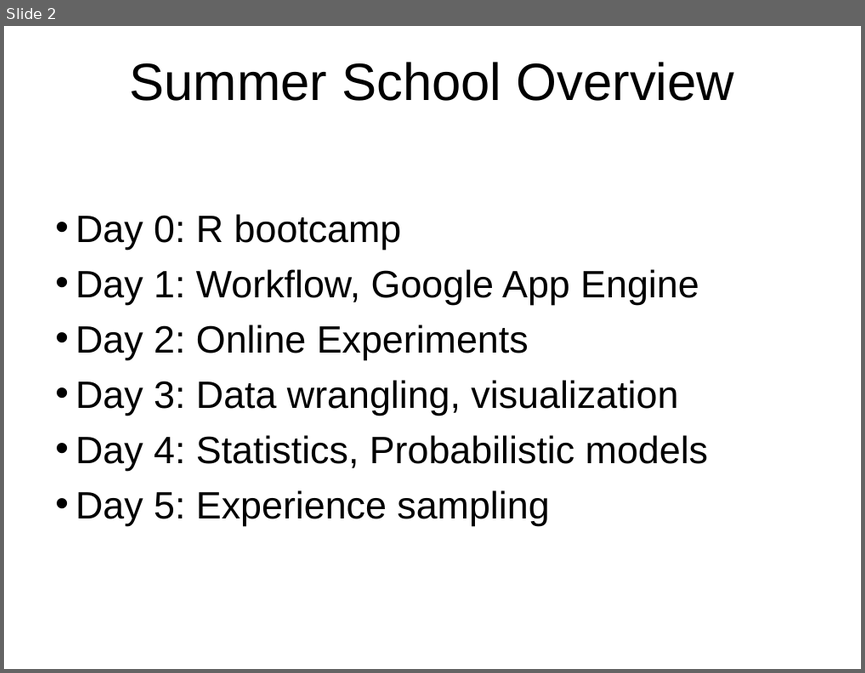
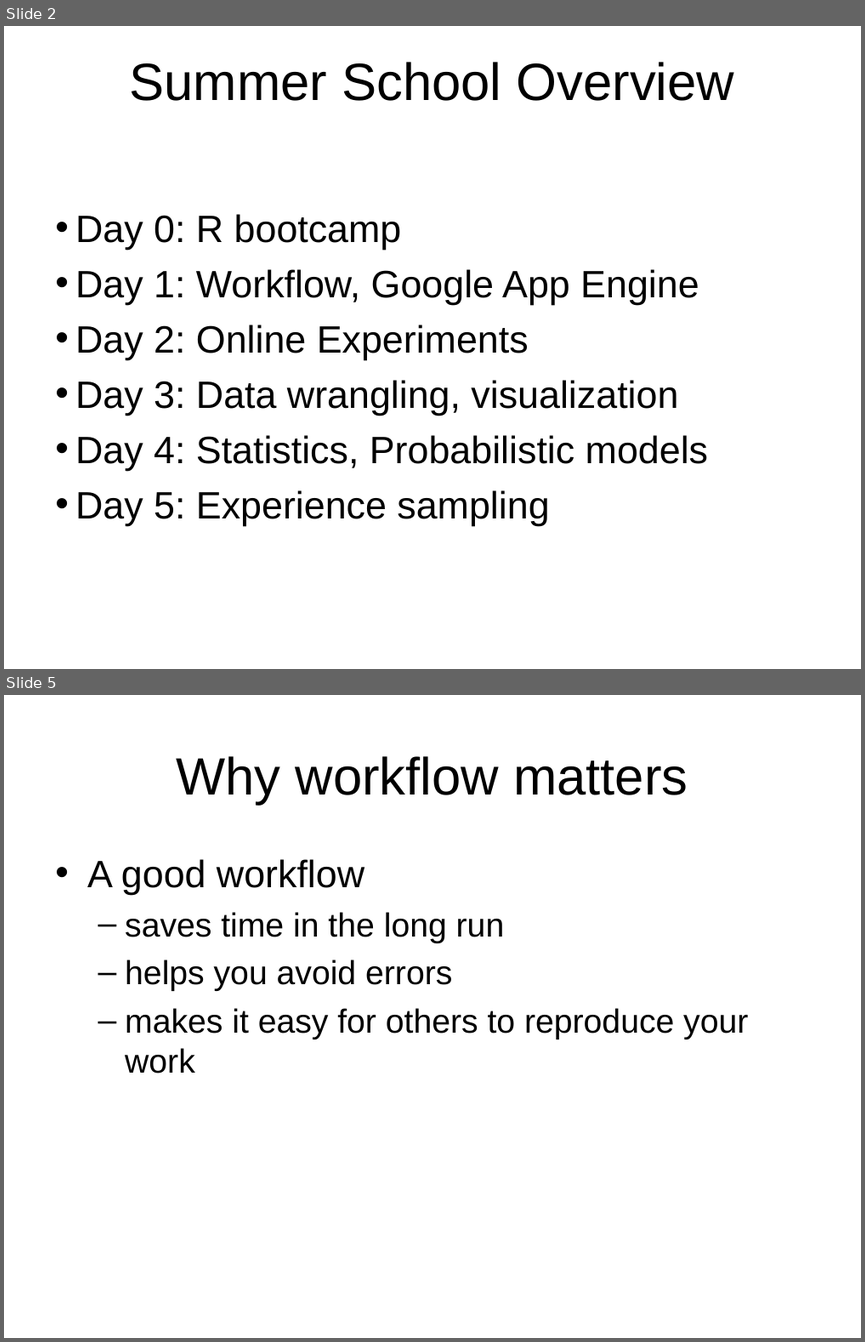
Before and after one commit to cskemp/chdss2019_content, a slide deck: day1/slides/part1_git.ppt. Shown one above the other, each under a label of ours: slide 2 before the commit, slides 2 and 5 after it; the slides between them are not shown. The pictures are 865x673 and 865x1342 pixels, drawn with LibreOffice and Linux fonts; fonts in the diff are those of the drawing. Boxes give left, top, right and bottom in pixels: in the first picture for what was removed or moved away, otherwise in the second. Text is boxed around its words. In the diff, an @@ line names an element or a change of style, - is before the commit and + after.

```diff
--- a/day1/slides/part1_git.ppt
+++ b/day1/slides/part1_git.ppt
@@ slide 5 added at [4, 695, 861, 1338], background #FFFFFF @@
@@ title added at [177, 756, 687, 805], 44 pt, text #000000 @@
+Why workflow matters
@@ text added at [87, 859, 748, 1073], 28 pt, text #000000 @@
+• A good workflow
+  – saves time in the long run
+  – helps you avoid errors
+  – makes it easy for others to reproduce your work
```
Also in this commit, not shown: 2 slides changed, 12 other slides added, 4 slides removed, 4 other files.
